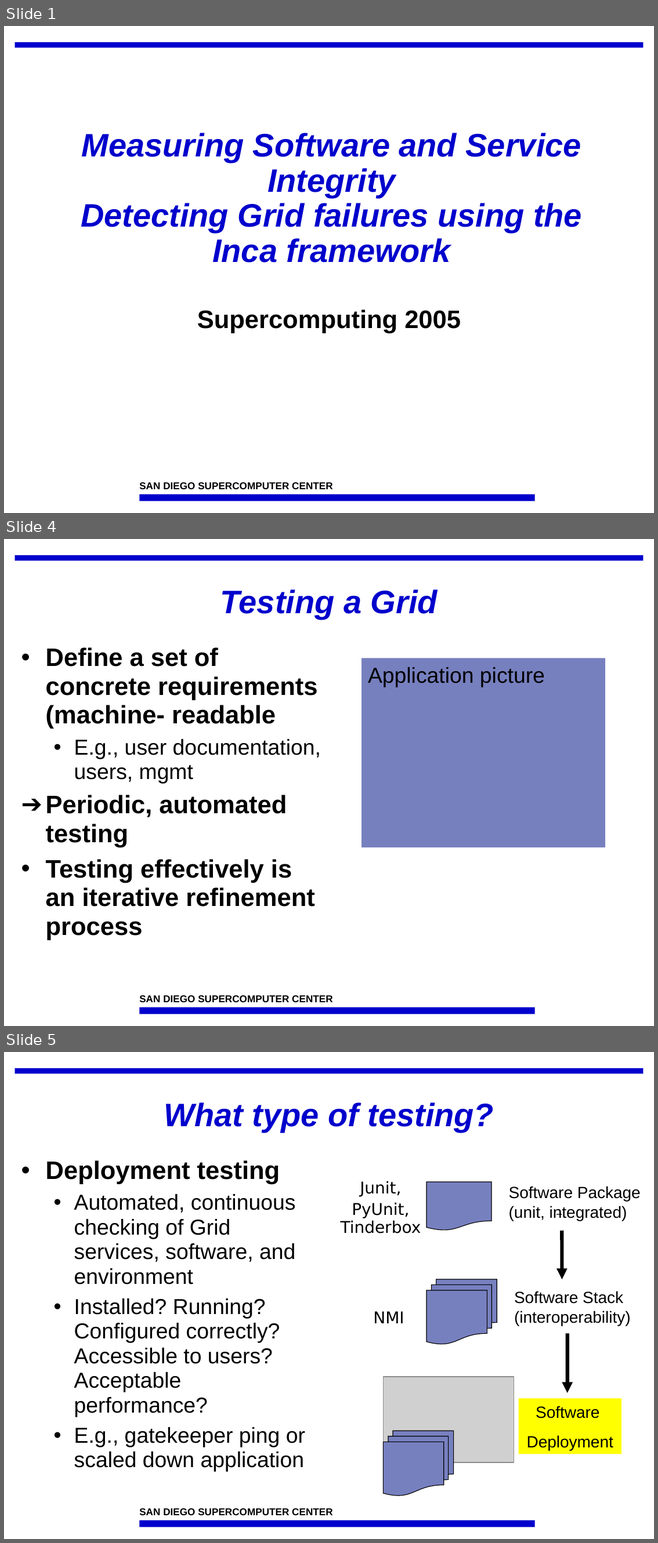
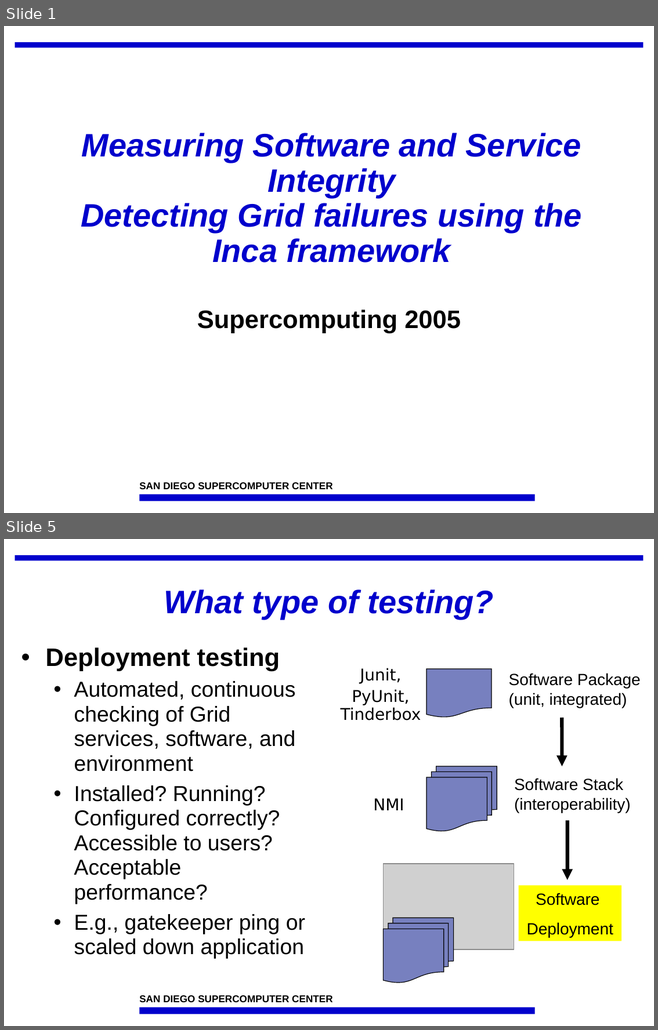
Before and after one commit to IncaProject/inca-xsede, a slide deck: talks/inca_sc05.ppt. Shown one above the other, each under a label of ours: slides 1, 4 and 5 before the commit, slides 1 and 5 after it; the slides between them are not shown. The pictures are 658x1543 and 658x1030 pixels, drawn with LibreOffice and Linux fonts; fonts in the diff are those of the drawing; grey boxes stand for pictures; background and template pictures are left out. Boxes give left, top, right and bottom in pixels: in the first picture for what was removed or moved away, otherwise in the second. Text is boxed around its words. In the diff, an @@ line names an element or a change of style, - is before the commit and + after.

```diff
--- a/talks/inca_sc05.ppt
+++ b/talks/inca_sc05.ppt
@@ slide 4 removed at [4,539,654,1026], background #FFFFFF; not listed: 3 template elements that a slide beside it also shows @@
@@ title removed at [220,589,437,619] @@
-Testing a Grid
@@ text removed at [46,647,321,940] @@
-• Define a set of concrete requirements (machine- readable
-  • E.g., user documentation, users, mgmt
-➔ Periodic, automated testing
-• Testing effectively is an iterative refinement process
@@ rectangle removed at [361,658,605,848] @@
-Application picture
```
Also in this commit, not shown: 7 slides changed, 1 slide added.
